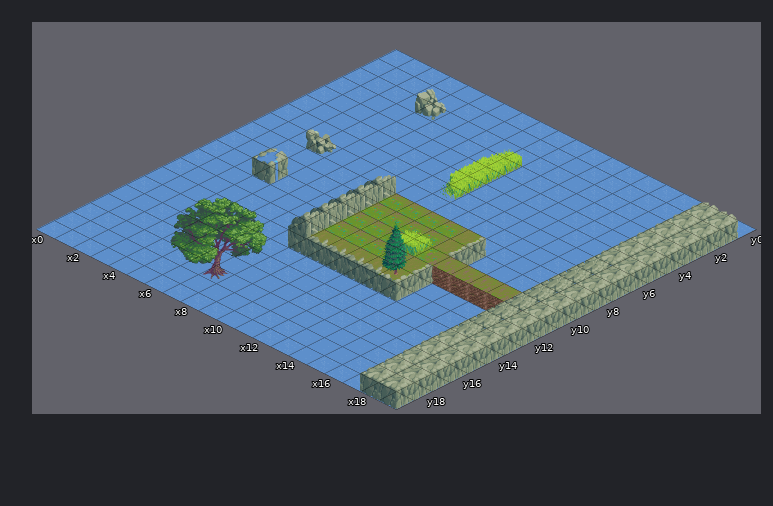
One commit to this Tiled map: ChipTotality-android/assets/MapData/testmap2.tmx. Above: the version before the commit.
Cells are 64x32 px. Isometric: x runs down to the right, y down to the left. Shown: x 0..19, y 0..19.
After:
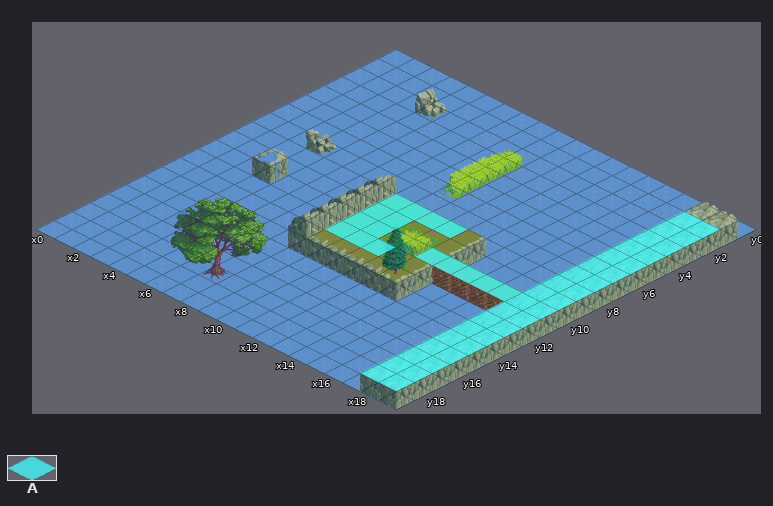
Key: from "sample": A 88.
_ is an empty cell.
Tiles of an added or newly shown layer are drawn over the layers below it.
From old to new:
Layer "FreeSpace" (now shown):
The author put tile A in rows 1 to 7 at x 17 to 18; in row 8 at x 8 to 11 and 17 to 18; in row 9 at x 8 to 9 and 17 to 18; in row 10 at x 8 to 9 and 12 to 18; in row 11 at x 8 to 10 and 17 to 18; in rows 12 to 18 at x 17 to 18.
